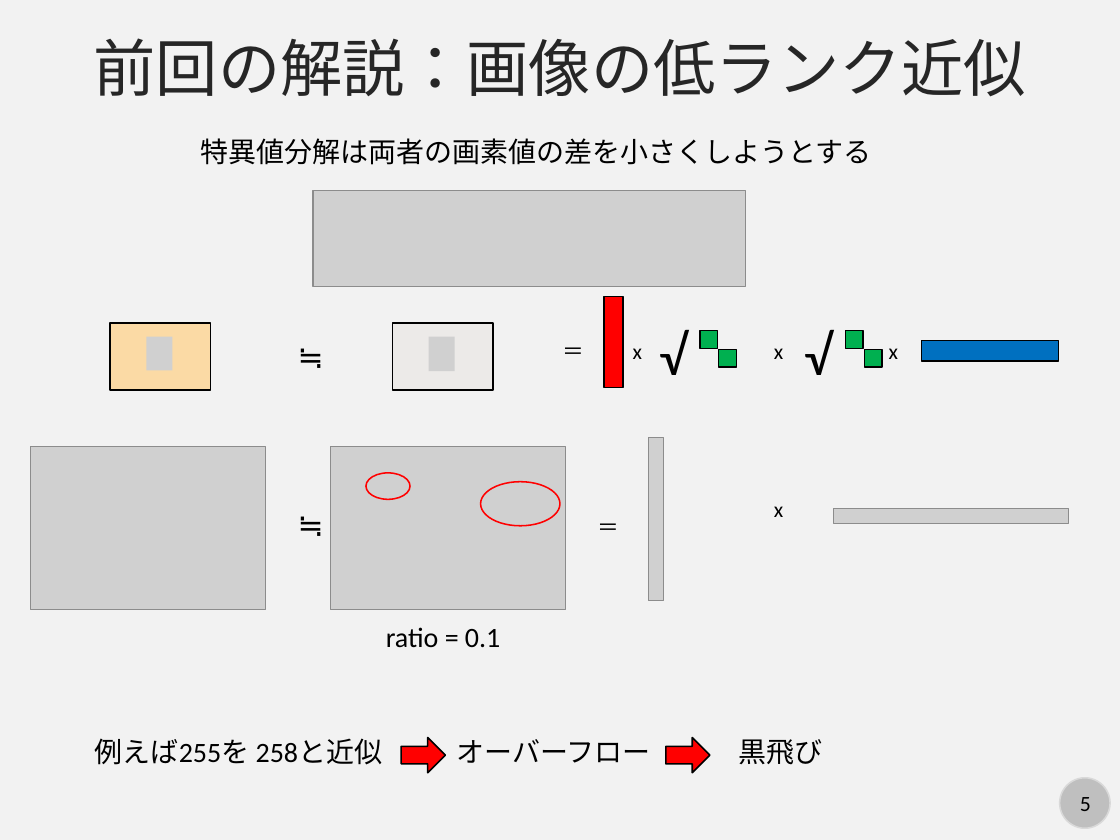
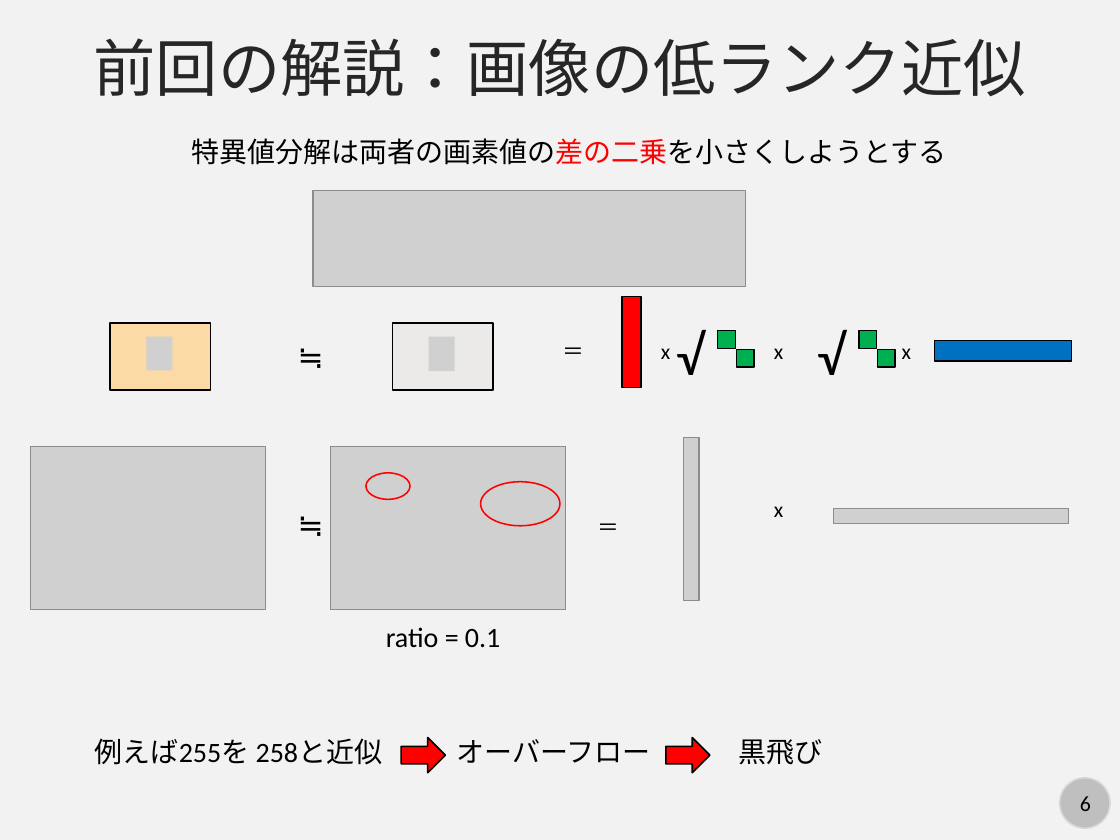
Before and after one commit to kaityo256/python_zero, a slide deck: slide 6 of howtowork/fig/slide.pptx (slide 5 before the commit). Drawn at 1120x840 pixels with LibreOffice and Linux fonts; fonts in the diff are those of the drawing; grey boxes stand for pictures. Boxes give left, top, right and bottom in pixels: in the first picture for what was removed or moved away, otherwise in the second. Text is boxed around its words. In the diff, an @@ line names an element or a change of style, - is before the commit and + after.

Commit message:
updates slides

```diff
--- a/howtowork/fig/slide.pptx
+++ b/howtowork/fig/slide.pptx
@@ text at <box>192,138,947,165</box>: text changed @@
-特異値分解は両者の画素値の差を小さくしようとする
+特異値分解は両者の画素値の差の二乗を小さくしようとする
@@ rectangle: place and size @@
-rectangle at <box>604,297,623,388</box>
+rectangle at <box>622,297,641,388</box>
@@ 3 rectangles, 2 texts: place and size @@
-3 rectangles, 2 texts at <box>648,315,1058,394</box>
+3 rectangles, 2 texts at <box>665,315,1072,394</box>
@@ text "√": place and size @@
-text "√" at <box>794,315,848,394</box>
+text "√" at <box>806,315,860,394</box>
@@ text "x": place and size @@
-text "x" at <box>633,348,642,359</box>
+text "x" at <box>661,348,670,359</box>
@@ rectangle: place and size @@
-rectangle at <box>700,330,718,348</box>
+rectangle at <box>718,330,736,348</box>
@@ rectangle: place and size @@
-rectangle at <box>865,349,883,367</box>
+rectangle at <box>877,349,895,367</box>
@@ picture: place and size @@
-picture at <box>648,438,664,601</box>
+picture at <box>683,438,699,601</box>
@@ page number at <box>1080,796,1091,811</box>: text changed @@
-5
+6
```
Also in this commit, not shown: 9 slides added, 1 slide removed.
